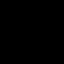
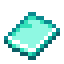
Two versions of the same layered image (64×64). Layer-by-layer changes:
showed "Layer 12" over (0, 8, 64, 64)
hid "Background" over (0, 0, 64, 64)
